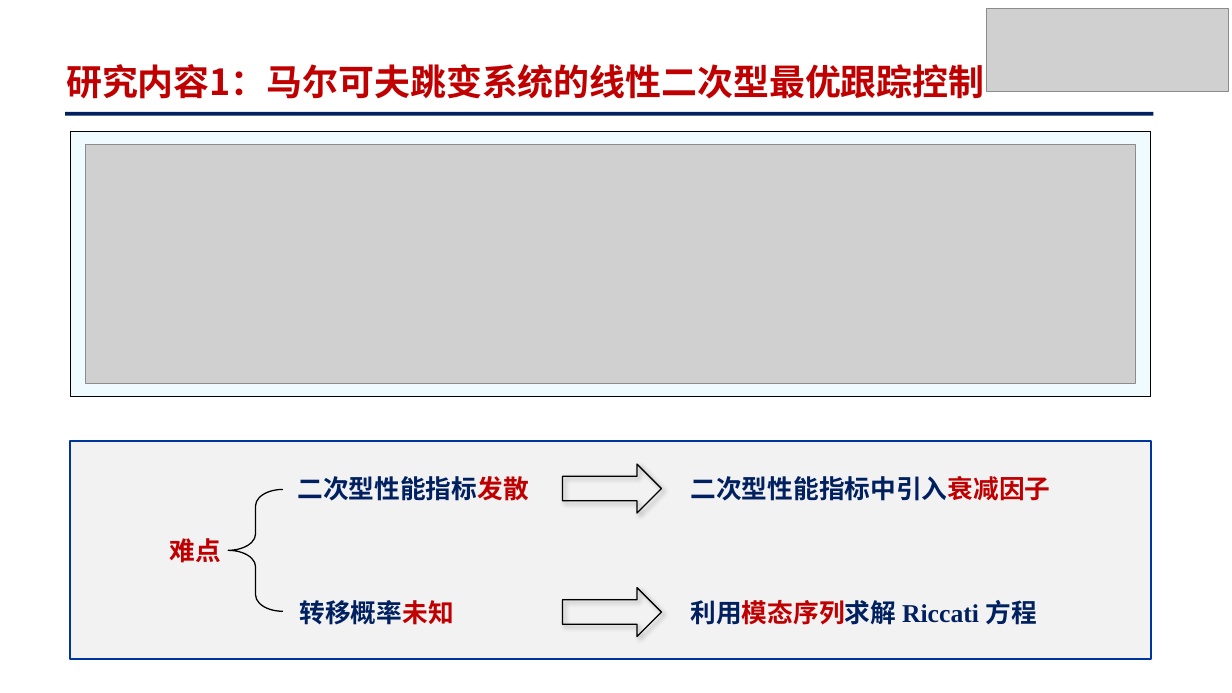
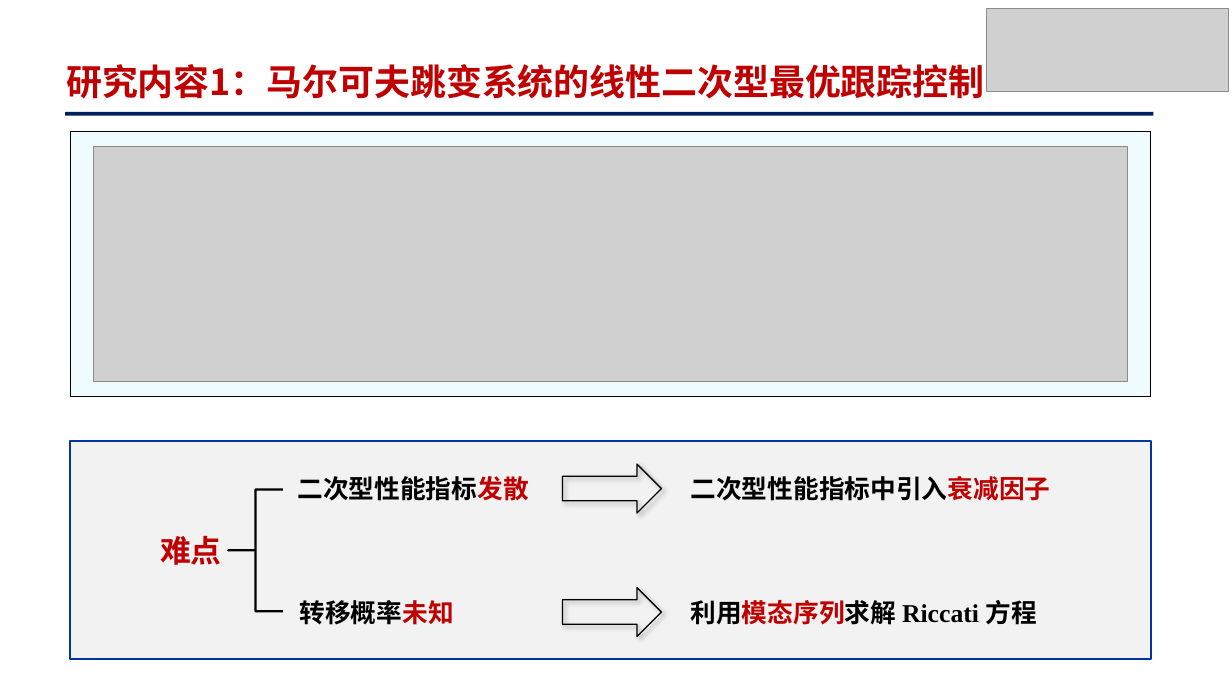
Before and after one commit to yck0609/master-thesis, a slide deck: slide 10 of 文件/学位申请相关表格/PPT/基于策略迭代的马尔可夫跳变系统最优跟踪控制_姚才康.pptx. Drawn at 1232x693 pixels with LibreOffice and Linux fonts; fonts in the diff are those of the drawing; grey boxes stand for pictures. Boxes give left, top, right and bottom in pixels: in the first picture for what was removed or moved away, otherwise in the second. Text is boxed around its words. In the diff, an @@ line names an element or a change of style, - is before the commit and + after.

```diff
--- a/文件/学位申请相关表格/PPT/基于策略迭代的马尔可夫跳变系统最优跟踪控制_姚才康.pptx
+++ b/文件/学位申请相关表格/PPT/基于策略迭代的马尔可夫跳变系统最优跟踪控制_姚才康.pptx
@@ picture resized from (x1=85, y1=144, x2=1136, y2=384) to (x1=93, y1=146, x2=1128, y2=382) @@
@@ text "二次型性能指标发散" at (x1=297, y1=476, x2=528, y2=501): text colour #002060 to #000000 in "二次型性能指标发散" @@
@@ text "二次型性能指标中引入衰减因子" at (x1=691, y1=476, x2=1051, y2=501): text colour #002060 to #000000 in "二次型性能指标中引入衰减因子" @@
@@ left brace at (x1=228, y1=490, x2=283, y2=612): outline #000000 1 pt to #000000 1.75 pt; proportions changed @@
@@ text "难点" at (x1=160, y1=535, x2=222, y2=565): size 20 to 24 pt @@
@@ text "转移概率未知" at (x1=300, y1=600, x2=454, y2=625): text colour #002060 to #000000 in "转移概率未知" @@
@@ text "利用模态序列求解 Riccati 方程" at (x1=691, y1=600, x2=1037, y2=625): text colour #002060 to #000000 in "利用模态序列求解 Riccati 方程" @@
```
Also in this commit, not shown: 11 other slides changed, 35 other files.
